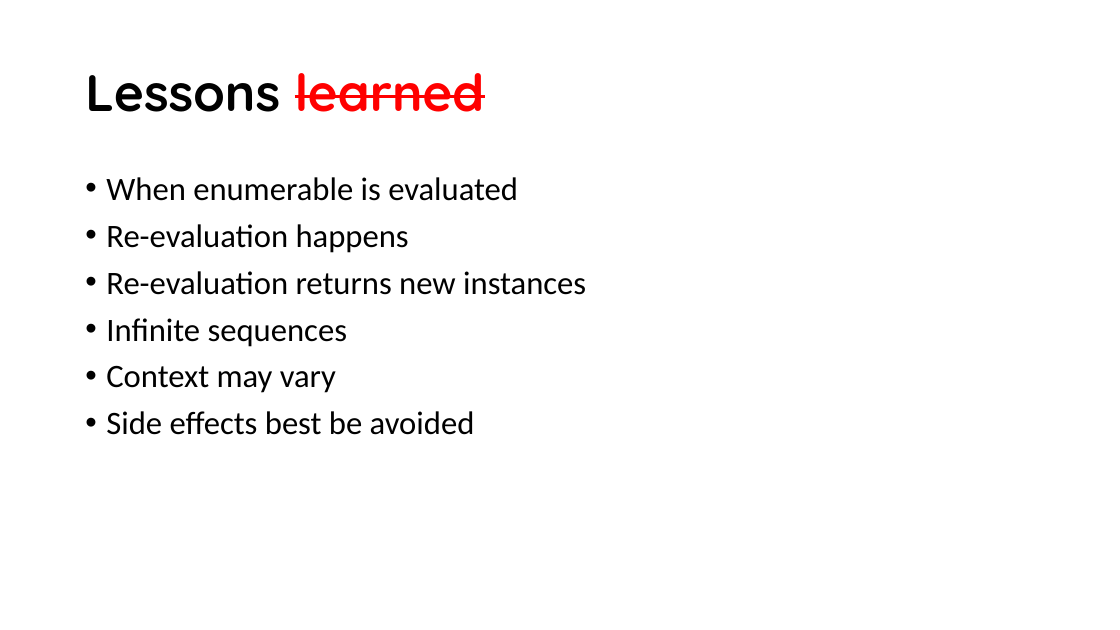
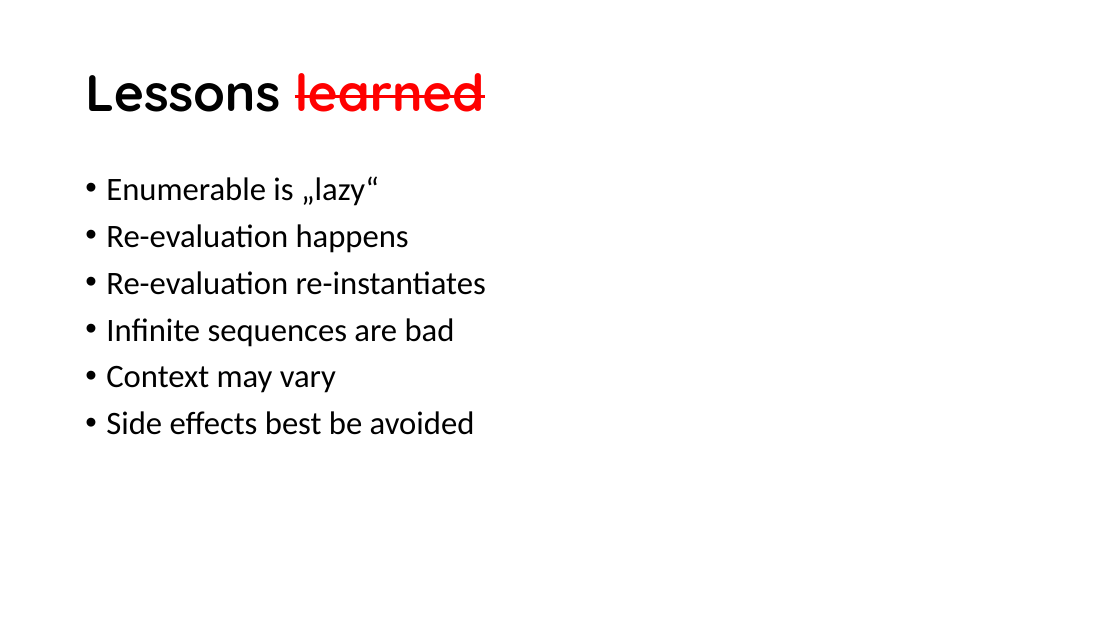
Before and after one commit to GoranSiska/IEnumerableConsideredHarmful, a slide deck: slide 7 of IEnumerable considered harmful.pptx (slide 4 before the commit). Drawn at 1120x630 pixels with LibreOffice and Linux fonts; fonts in the diff are those of the drawing; background and template pictures are left out. Boxes give left, top, right and bottom in pixels: in the first picture for what was removed or moved away, otherwise in the second. Text is boxed around its words. In the diff, an @@ line names an element or a change of style, - is before the commit and + after.

```diff
--- a/IEnumerable considered harmful.pptx
+++ b/IEnumerable considered harmful.pptx
@@ text at (106,176,379,206): text changed @@
-• When enumerable is evaluated
+• Enumerable is „lazy“
@@ text at (106,271,486,347): text changed @@
-• Re-evaluation returns new instances
-• Infinite sequences
+• Re-evaluation re-instantiates
+• Infinite sequences are bad
```
Also in this commit, not shown: 2 other slides changed, 3 slides added, 2 other files.
